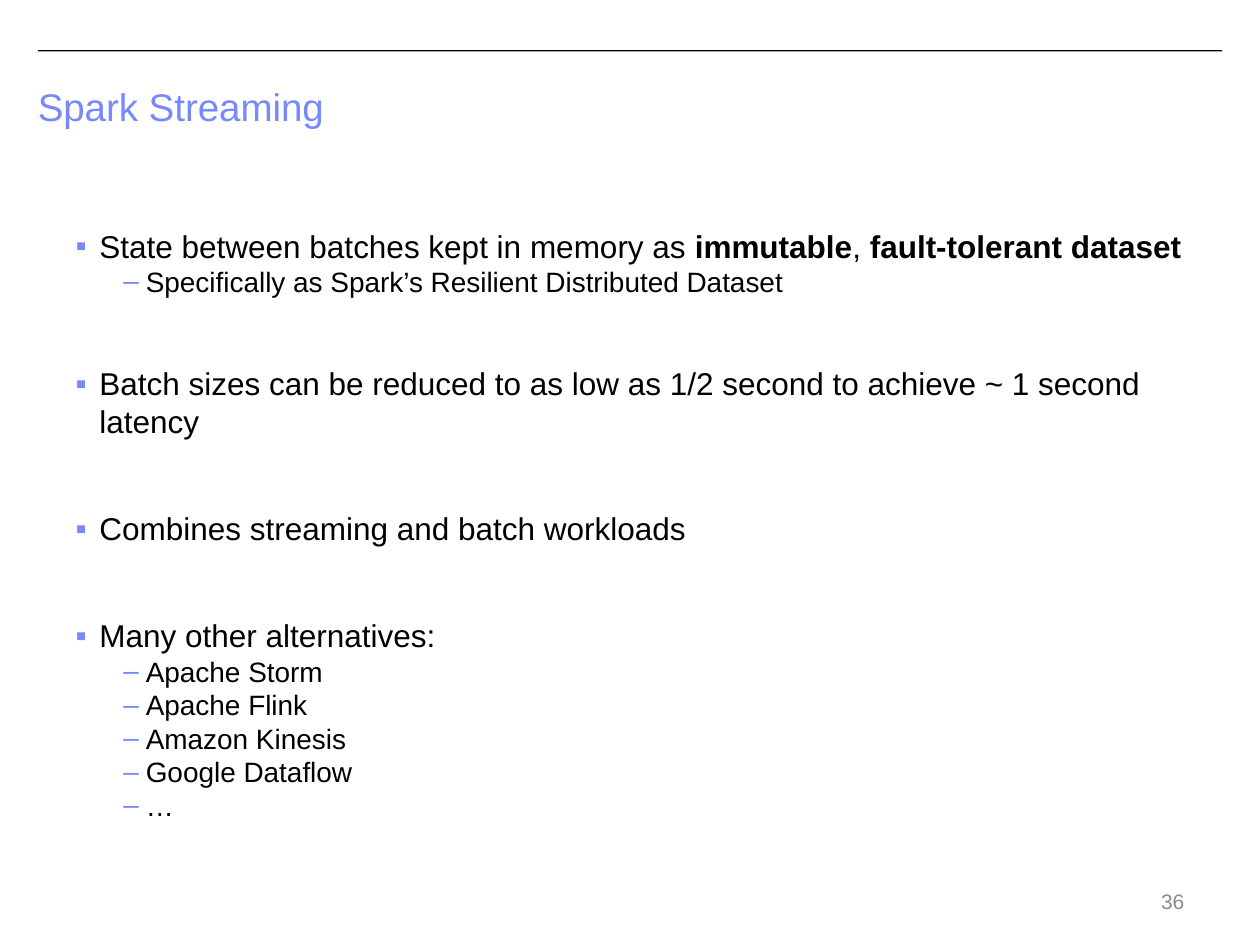
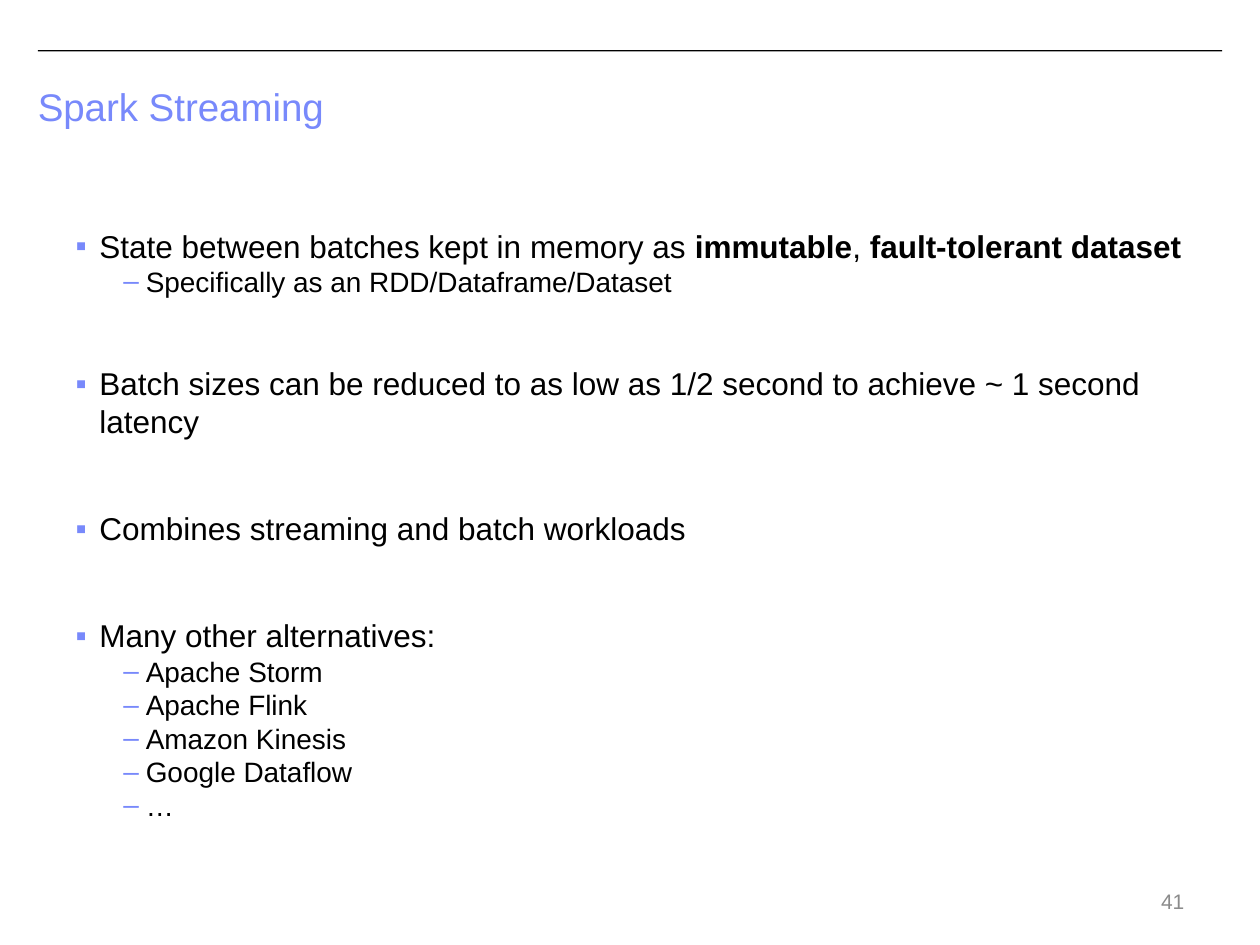
Before and after one commit to CS-W4121/cs-w4121.github.io, a slide deck: slide 41 of slides/Topic 6 - MapReduce and Spark.pptx (slide 36 before the commit). Drawn at 1260x945 pixels with LibreOffice and Linux fonts; fonts in the diff are those of the drawing. Boxes give left, top, right and bottom in pixels: in the first picture for what was removed or moved away, otherwise in the second. Text is boxed around its words. In the diff, an @@ line names an element or a change of style, - is before the commit and + after.

```diff
--- a/slides/Topic 6 - MapReduce and Spark.pptx
+++ b/slides/Topic 6 - MapReduce and Spark.pptx
@@ text at [146,271,671,297]: text changed @@
-  – Specifically as Spark’s Resilient Distributed Dataset
+  – Specifically as an RDD/Dataframe/Dataset
@@ page number at [1161,894,1184,909]: text changed @@
-36
+41
```
Also in this commit, not shown: 14 other slides changed, 5 slides added, 3 slides removed, 1 other file.
